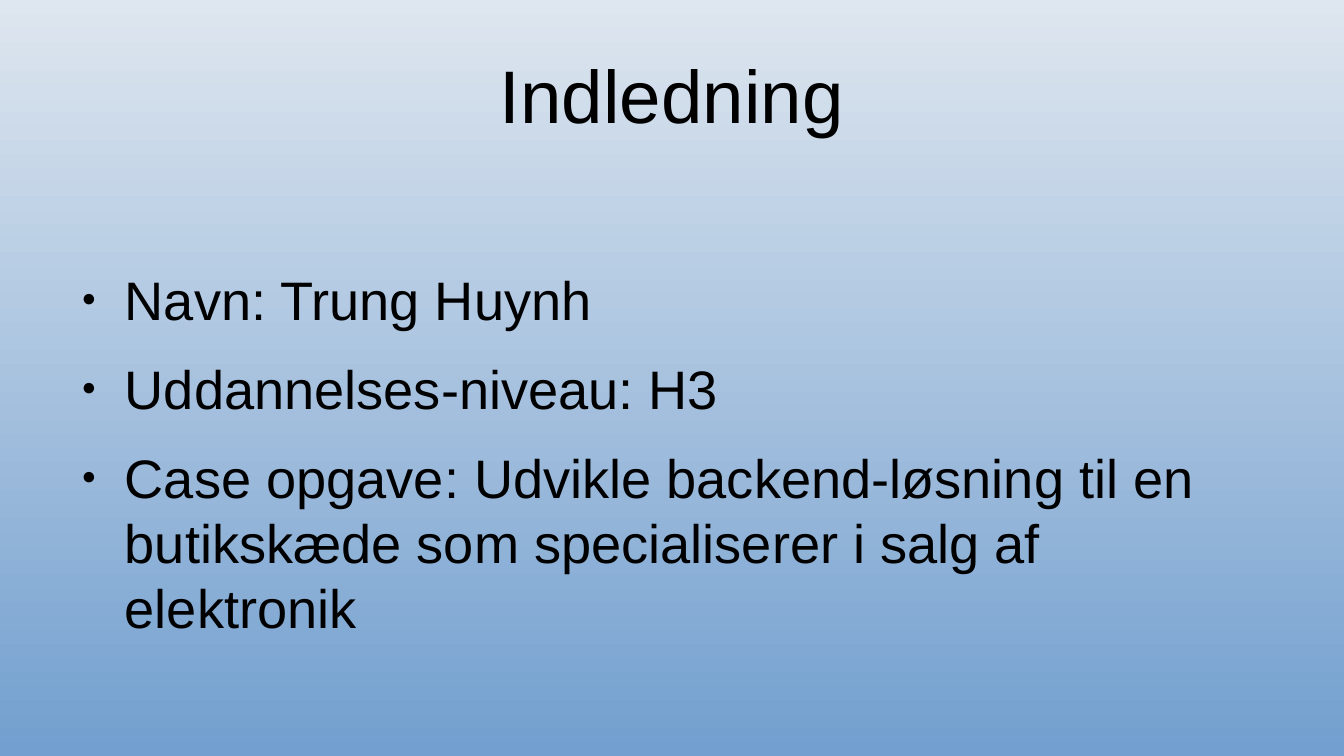
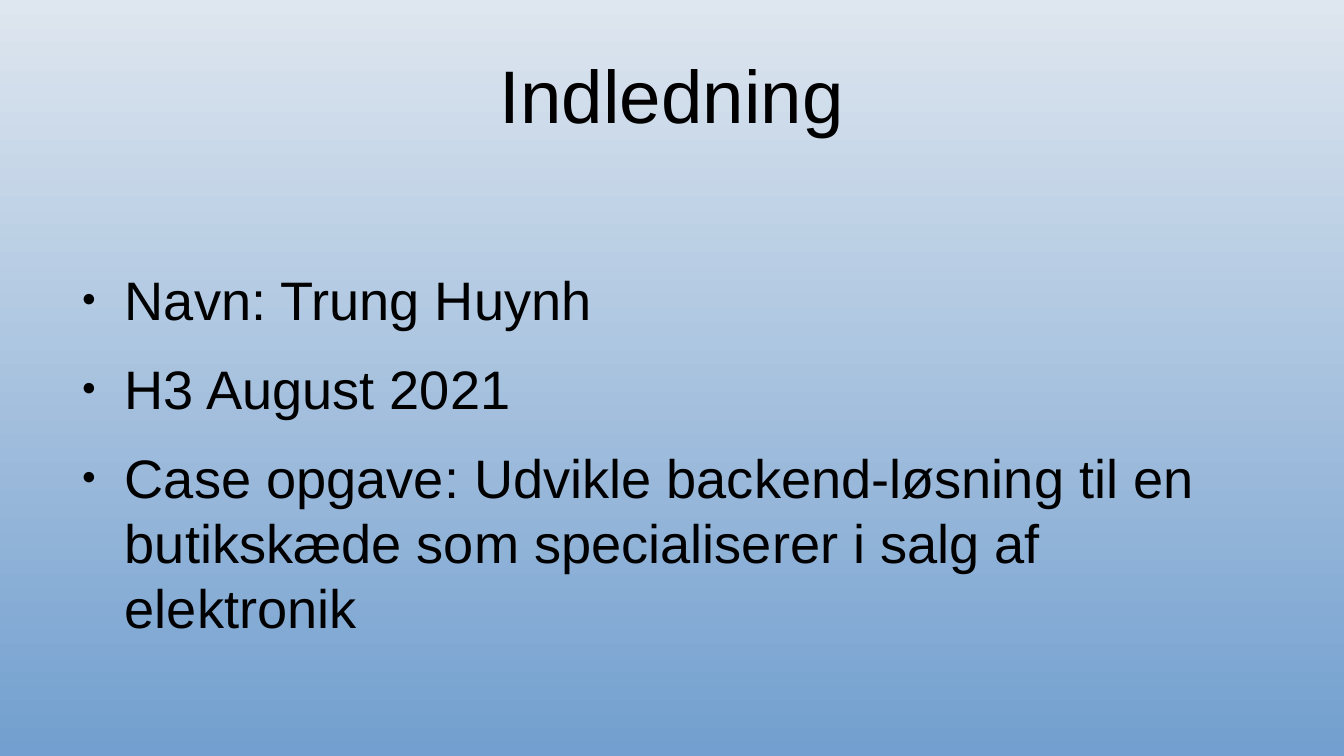
Before and after one commit to Developerlink/H3Webshop, a slide deck: slide 1 of Documentation/evaluation_presentation.odp. Drawn at 1344x756 pixels with LibreOffice and Linux fonts; fonts in the diff are those of the drawing. Boxes give left, top, right and bottom in pixels: in the first picture for what was removed or moved away, otherwise in the second. Text is boxed around its words. In the diff, an @@ line names an element or a change of style, - is before the commit and + after.

```diff
--- a/Documentation/evaluation_presentation.odp
+++ b/Documentation/evaluation_presentation.odp
@@ text at (125,371,511,418): text changed @@
-● Uddannelses-niveau: H3
+● H3 August 2021
```
Also in this commit, not shown: 5 slides added, 5 slides removed, 40 other files.
